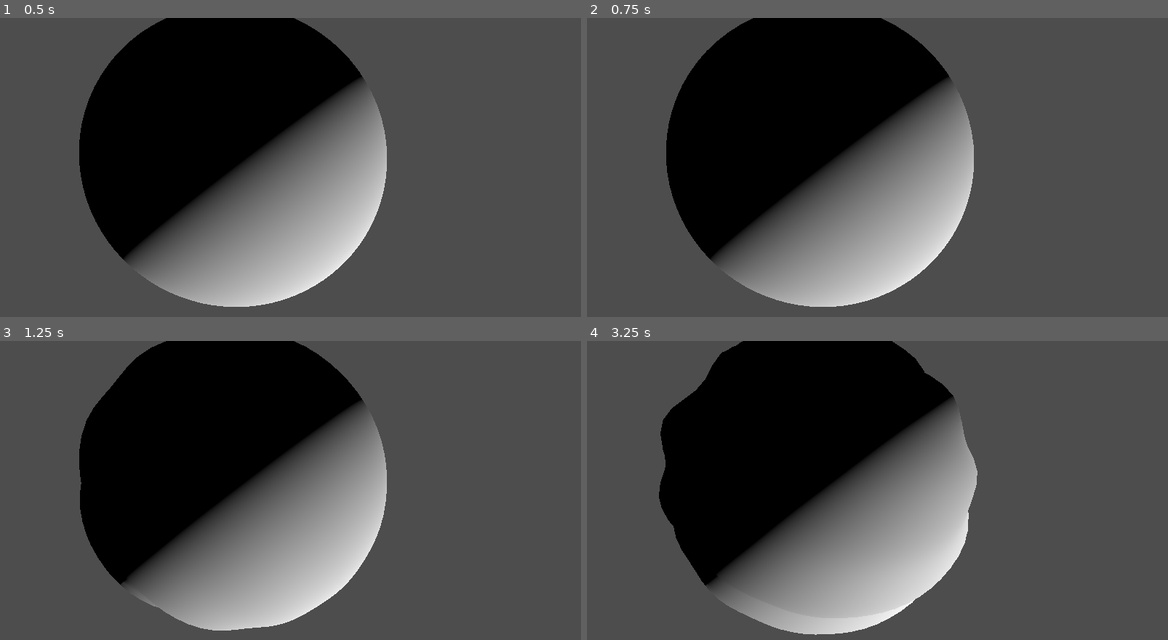
Above: before the commit, frames 1-4 (two rows, left to right).
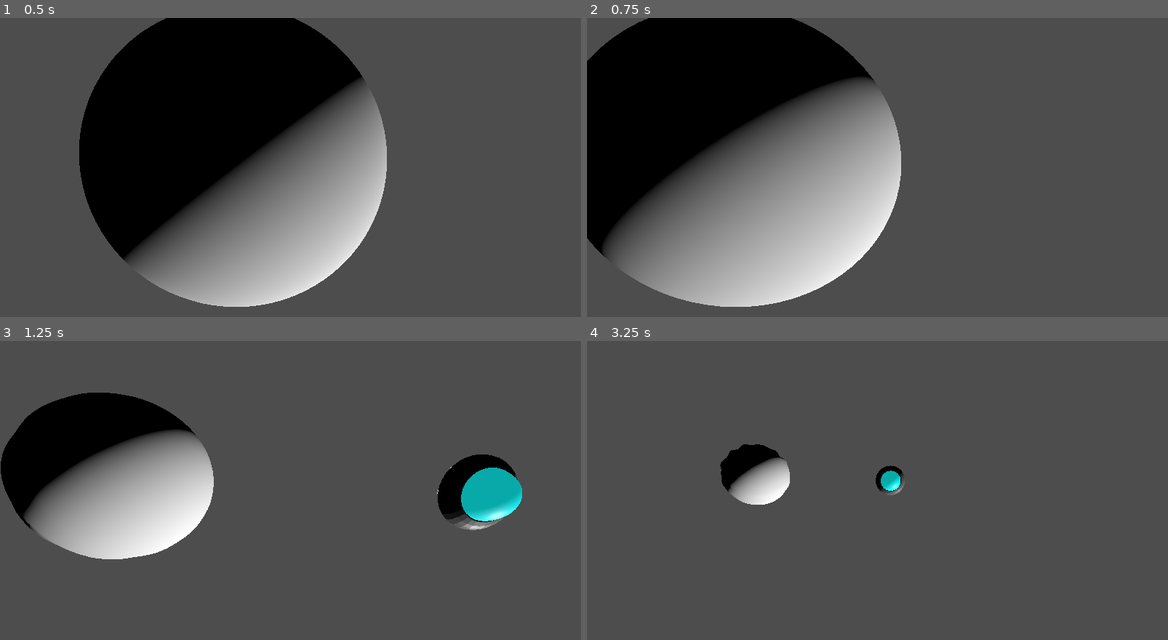
Above: after the commit, the same moments.

Repository: Routund/Earth_shakers
Game: Godot game, scene res://Scenes/test.tscn
Same seed, same stepped clock (60 frames per second), same inputs: the game is played once before the commit and once after it.
Inputs (mouse positions are in pixels of both pictures, inside the frame that each line leads up to):
- Up to frame 1 (0.5 s): no input
- Up to frame 2 (0.75 s): tap Enter at 0.5 s; move the mouse to (1005, 164) at 0.52 s; hold Right (right) from 0.53 s (still down)
- Up to frame 3 (1.25 s): keep holding Right (right); tap Space (jump) at 0.77 s
- Up to frame 4 (3.25 s): move the mouse to (761, 520) at 1.27 s; release Right (right) at 1.28 s; hold S (down) 1.28-2.03 s; tap Space (jump) at 1.52, 3.02 s; move the mouse to (935, 433) at 2.02 s; hold Right (right) 2.03-2.78 s; move the mouse to (848, 568) at 2.77 s; hold Up (up) from 2.78 s (still down)

Frame 1 is identical in both runs. In frame 2, 46% of the frame differs, in the area x 0-67%, y 0-97%; in frame 3, 43%; in frame 4, 38%.
Error before the commit: Invalid assignment of property or key 'position' with value of type 'Vector2' on a base object of type 'null instance'. (res://player.gd:9)
Error after the commit: Invalid access to property or key 'impact_points' on a base object of type 'null instance'. (res://Scripts/Gravity.gd:26)

Commit message:
Merge branch 'Ads' of https://github.com/Routund/Earth_shakers.git into sigmacameron
# Conflicts:
#	player.gd

Diff:
--- a/player.gd
+++ b/player.gd
@@ -5,11 +5,9 @@
 const JUMP_VELOCITY = 4.5
 
 func _physics_process(delta: float) -> void:
-	var mouse_offset = (get_viewport().get_mouse_position())
-	$Camera2D.position = lerp(Vector2(), mouse_offset.normalized() * 500, mouse_offset.length() / 1000)
 	# Add the gravity.
 	if not is_on_floor():
-		velocity += get_gravity() * delta
+		velocity += Gravity.gravitate(position)
 
 	# Handle jump.
 	if Input.is_action_just_pressed("jump"):
